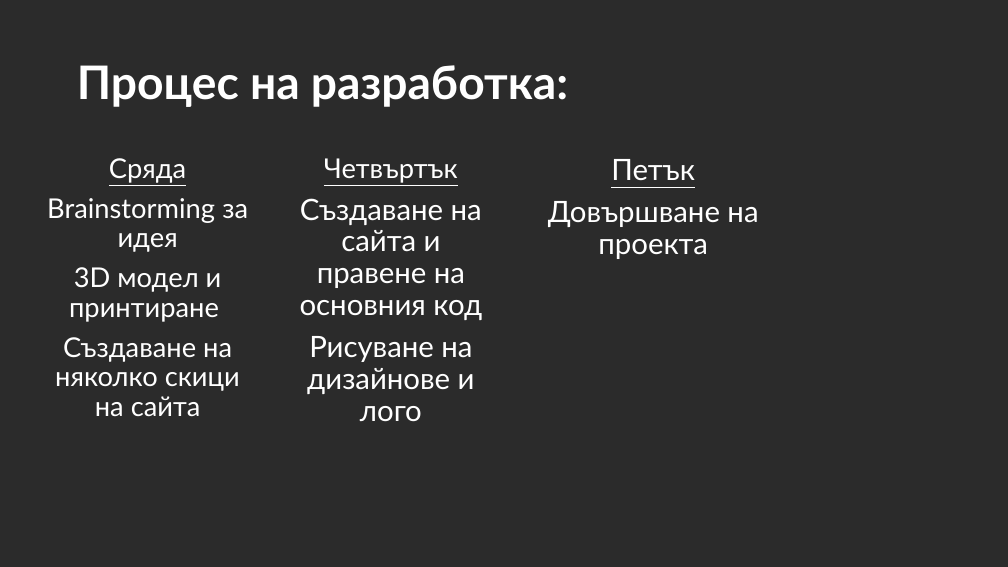
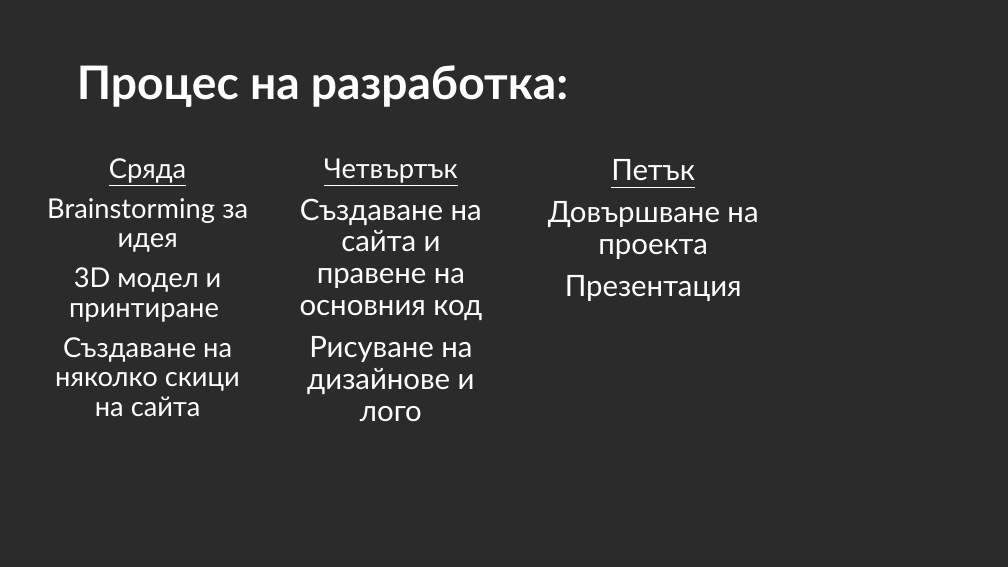
Before and after one commit to VicRattlehead502/Medicine-Man, a slide deck: slide 10 of Prezentaciq.pptx (slide 11 before the commit). Drawn at 1008x567 pixels with LibreOffice and Linux fonts; fonts in the diff are those of the drawing; background and template pictures are left out; a plain dark background stands for a picture behind light text. Boxes give left, top, right and bottom in pixels: in the first picture for what was removed or moved away, otherwise in the second. Text is boxed around its words. In the diff, an @@ line names an element or a change of style, - is before the commit and + after.

```diff
--- a/Prezentaciq.pptx
+++ b/Prezentaciq.pptx
@@ text at bbox=[565, 275, 742, 301]: paragraph added @@
+Презентация
```
Also in this commit, not shown: 6 other slides changed.
